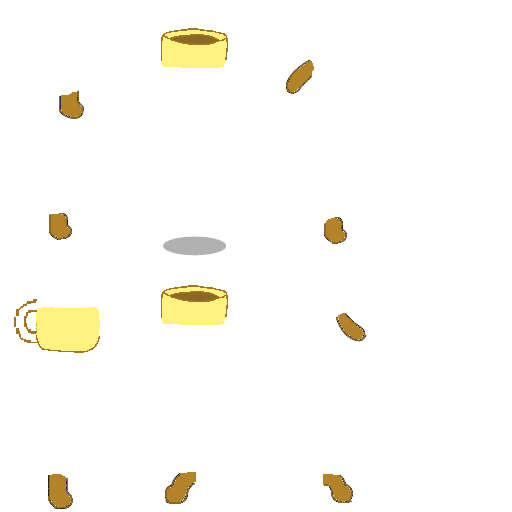
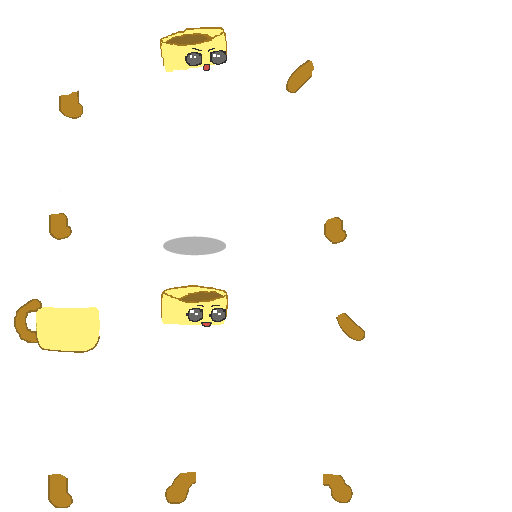
Layers edited between the first and the second 512×512 image:
removed layer "head" over [left=48, top=28, right=365, bottom=509]
added layer "face" above "liquid" over [left=185, top=48, right=227, bottom=327]
added layer "liquid" above "body" over [left=170, top=33, right=223, bottom=303]
painted on "body" over [left=14, top=27, right=367, bottom=509]
